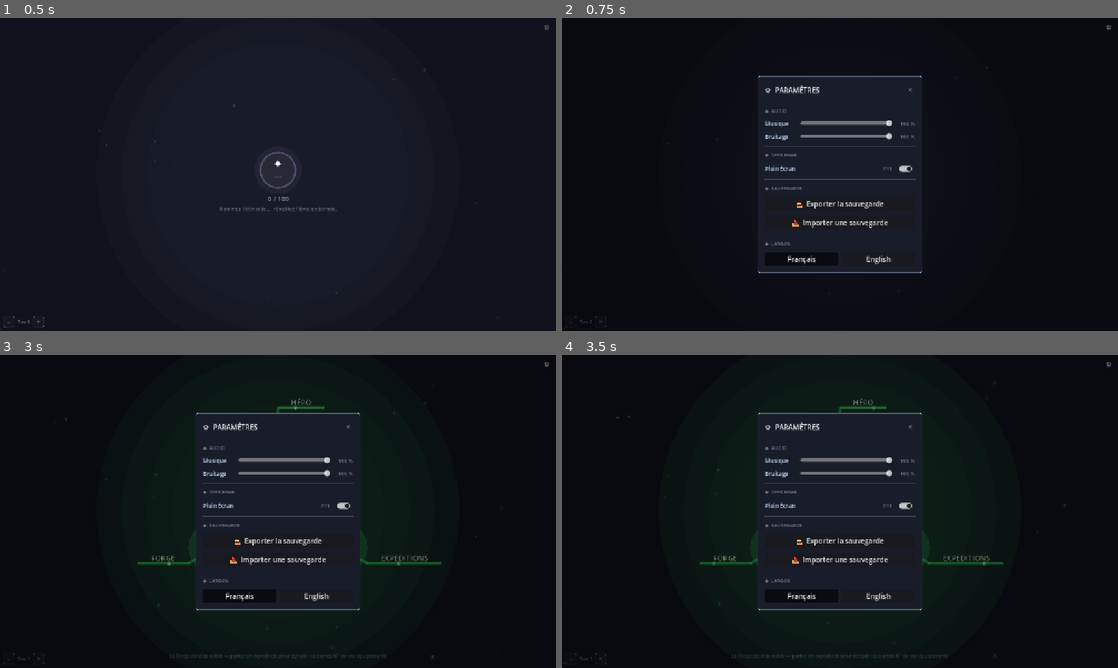
Above: before the commit, frames 1-4 (two rows, left to right).
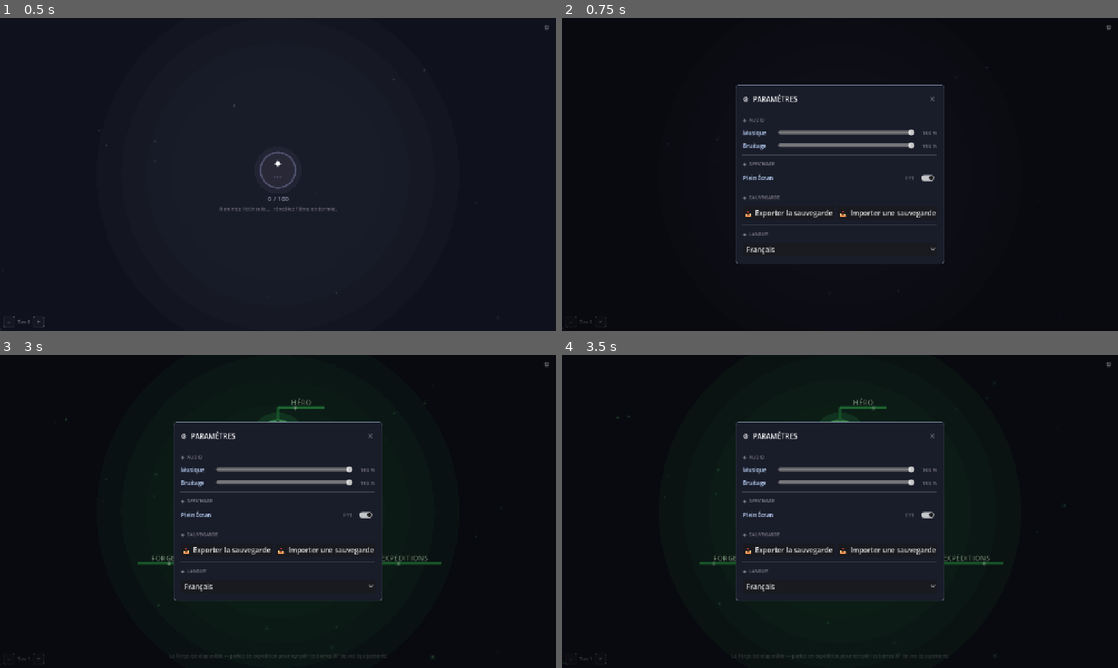
Above: after the commit, the same moments.

Repository: Rhend/Reliquary
Game: Godot game, scene res://scenes/village/village.tscn
Same seed, same stepped clock (60 frames per second), same inputs: the game is played once before the commit and once after it.
Inputs:
- Up to frame 1 (0.5 s): no input
- Up to frame 2 (0.75 s): click "⚙" at 0.5 s
- Up to frame 3 (3 s): click "−" at 1.25 s; click "+" at 2 s; click "⚙" at 2.75 s
- Up to frame 4 (3.5 s): no input

Frame 1 is identical in both runs. In frame 2, 4.0% of the frame differs, in the area x 31-69%, y 18-82%; in frame 3, 4.2%; in frame 4, 4.2%.

Commit message:
feat(settings): export/import sur une ligne, langue en liste déroulante, Échap
- Export et Import partagent désormais une HBoxContainer (50/50).
- La langue passe de deux boutons toggle à un OptionButton.
- Échap ouvre ET ferme le panneau Paramètres : gestion centralisée dans
  Village._unhandled_key_input (l ancien handler Échap de SettingsOverlay
  est retiré pour éviter la double gestion).

Co-Authored-By: Claude Fable 5 <noreply@anthropic.com>

Diff:
--- a/scenes/village/Village.gd
+++ b/scenes/village/Village.gd
@@ -102,6 +102,14 @@
 	EventBus.adventure_cycle_ended.connect(func(_s): _update_badges())
 	EventBus.adventure_stopped.connect(_update_badges)
 	GameSettings.language_changed.connect(_on_language_changed)
+
+# Échap ouvre/ferme le panneau Paramètres (les popups modaux — FileDialog —
+# consomment Échap avant nous, donc pas de conflit).
+func _unhandled_key_input(event: InputEvent) -> void:
+	if event is InputEventKey and event.pressed and not event.echo \
+			and event.keycode == KEY_ESCAPE:
+		get_viewport().set_input_as_handled()
+		_toggle_settings_overlay()
 
 # Palier de Maîtrise du Village — détermine le layout et les couleurs du hub.
 func village_tier() -> int:
--- a/scenes/village/widgets/SettingsOverlay.gd
+++ b/scenes/village/widgets/SettingsOverlay.gd
@@ -8,17 +8,12 @@
 #   add_child(SettingsOverlay.new())
 #
 # Cycle de vie autonome :
-#   • clic hors de la carte, touche Échap ou ✕ → l'overlay se libère lui-même ;
+#   • clic hors de la carte ou ✕ → l'overlay se libère lui-même ;
+#   • Échap → géré par Village (_unhandled_key_input), qui ouvre/ferme ;
 #   • changement de langue → l'overlay se reconstruit lui-même.
 # ============================================================
 class_name SettingsOverlay
 extends ColorRect
-
-# Échap ferme toujours le panneau (filet de sécurité clavier).
-func _unhandled_key_input(event: InputEvent) -> void:
-	if event is InputEventKey and event.pressed and event.keycode == KEY_ESCAPE:
-		get_viewport().set_input_as_handled()
-		queue_free()
 
 func _ready() -> void:
 	color        = Color(0.0, 0.0, 0.0, 0.45)
@@ -116,35 +111,34 @@
 
 	# ── SAUVEGARDE ───────────────────────────────────────────
 	vb.add_child(_section(Translations.T("settings.save")))
+	var save_row := HBoxContainer.new()
+	save_row.add_theme_constant_override("separation", 8)
+	vb.add_child(save_row)
 	var exp_btn := Button.new()
 	exp_btn.text = Translations.T("settings.export")
 	exp_btn.size_flags_horizontal = Control.SIZE_EXPAND_FILL
 	exp_btn.pressed.connect(_export_save)
-	vb.add_child(exp_btn)
+	save_row.add_child(exp_btn)
 	var imp_btn := Button.new()
 	imp_btn.text = Translations.T("settings.import")
 	imp_btn.size_flags_horizontal = Control.SIZE_EXPAND_FILL
 	imp_btn.pressed.connect(_import_save)
-	vb.add_child(imp_btn)
+	save_row.add_child(imp_btn)
 
 	vb.add_child(_sep())
 
 	# ── LANGUE ───────────────────────────────────────────────
 	vb.add_child(_section(Translations.T("settings.language")))
-	var lang_row := HBoxContainer.new()
-	lang_row.add_theme_constant_override("separation", 8)
-	lang_row.size_flags_horizontal = Control.SIZE_EXPAND_FILL
-	vb.add_child(lang_row)
-	for lang_code: String in ["fr", "en"]:
-		var lang_btn := Button.new()
-		lang_btn.text = Translations.T("settings.lang." + lang_code)
-		lang_btn.size_flags_horizontal = Control.SIZE_EXPAND_FILL
-		lang_btn.toggle_mode  = true
-		lang_btn.button_pressed = (GameSettings.language == lang_code)
-		lang_btn.focus_mode = Control.FOCUS_NONE
-		var lc := lang_code
-		lang_btn.pressed.connect(func() -> void: GameSettings.set_language(lc))
-		lang_row.add_child(lang_btn)
+	var lang_codes: Array[String] = ["fr", "en"]
+	var lang_opt := OptionButton.new()
+	lang_opt.size_flags_horizontal = Control.SIZE_EXPAND_FILL
+	lang_opt.focus_mode = Control.FOCUS_NONE
+	for i in lang_codes.size():
+		lang_opt.add_item(Translations.T("settings.lang." + lang_codes[i]), i)
+	lang_opt.select(lang_codes.find(GameSettings.language))
+	lang_opt.item_selected.connect(func(idx: int) -> void:
+		GameSettings.set_language(lang_codes[idx]))
+	vb.add_child(lang_opt)
 
 # ─── Fabriques de lignes ──────────────────────────────────────
 
